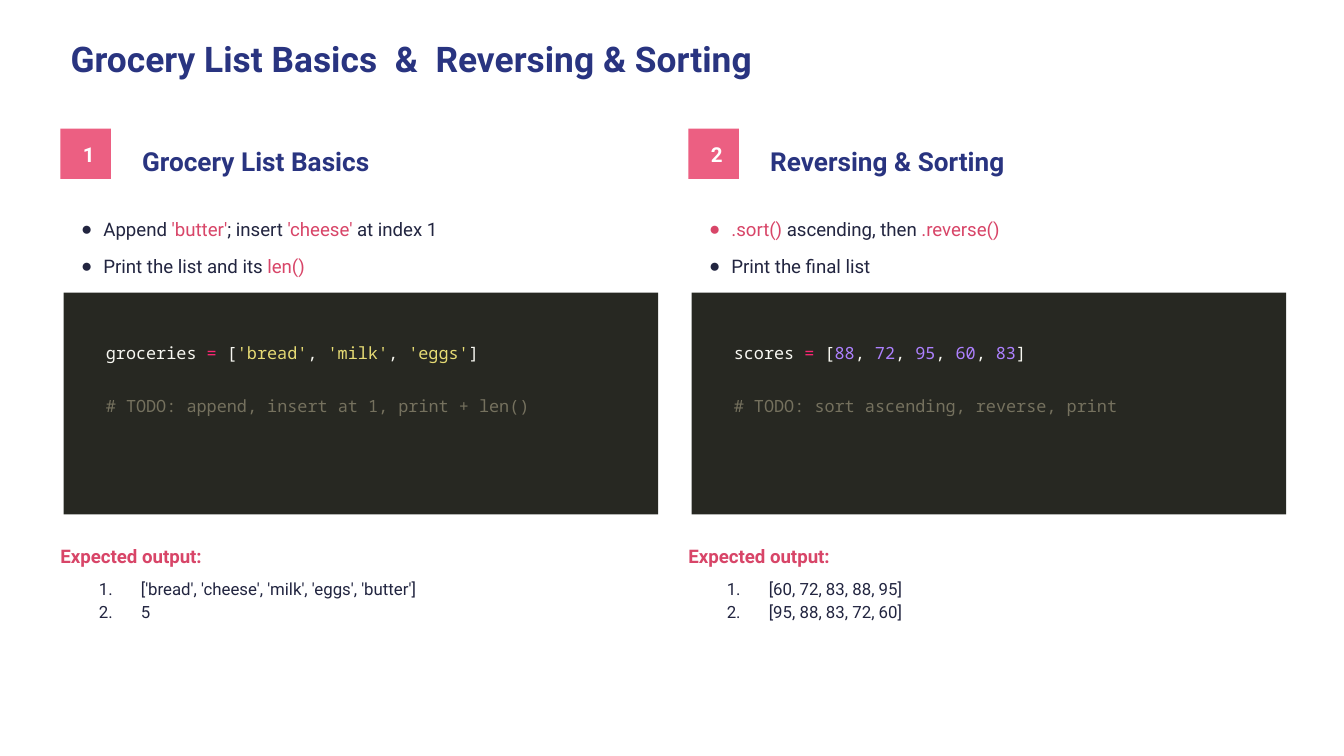
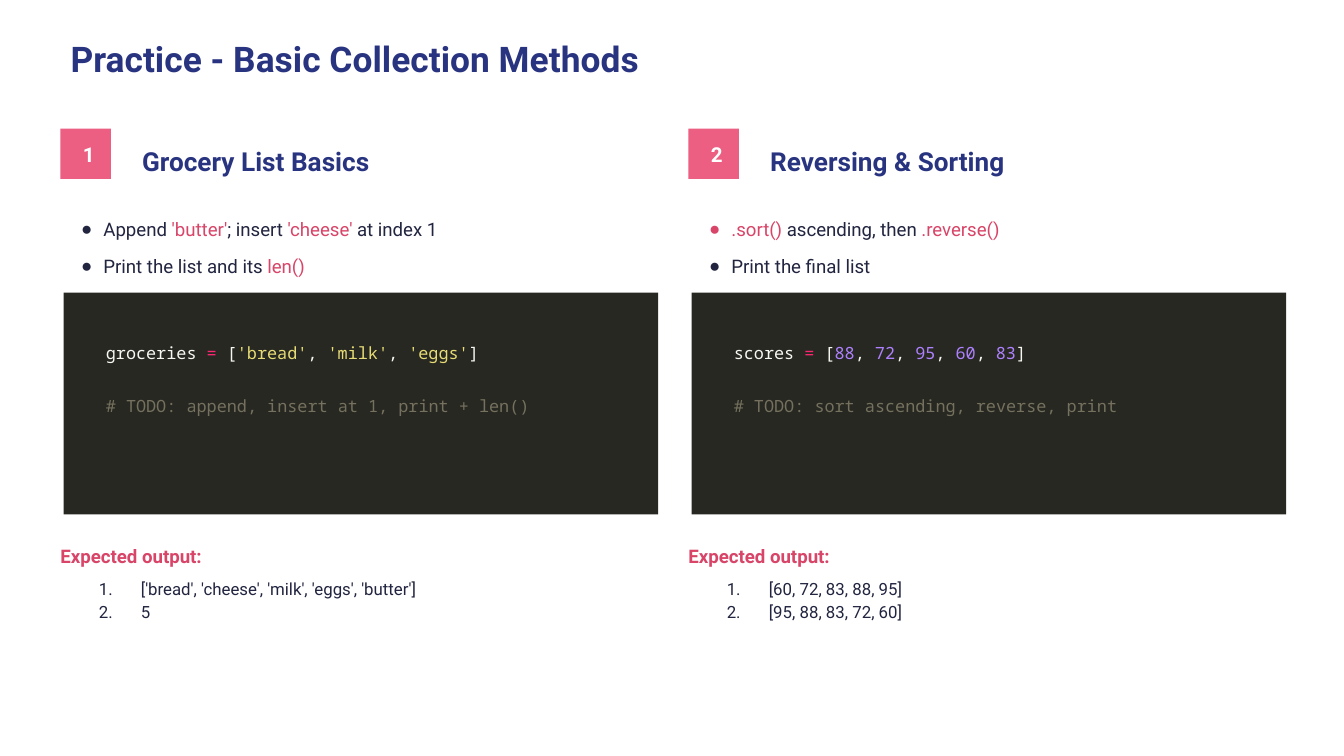
Before and after one commit to wg-training/wg-python-for-data-science-fundamental, a slide deck: slide 27 of slides/07 - Collections Data Types.pptx. Drawn at 1344x756 pixels with LibreOffice and Linux fonts; fonts in the diff are those of the drawing. Boxes give left, top, right and bottom in pixels: in the first picture for what was removed or moved away, otherwise in the second. Text is boxed around its words. In the diff, an @@ line names an element or a change of style, - is before the commit and + after.

Commit message:
feat: add Functions slides and update Collections and Loop presentation materials

```diff
--- a/slides/07 - Collections Data Types.pptx
+++ b/slides/07 - Collections Data Types.pptx
@@ title at (x1=71, y1=45, x2=639, y2=73): text changed @@
-Grocery List Basics & Reversing & Sorting
+Practice - Basic Collection Methods
```
Also in this commit, not shown: 6 other slides changed, 5 other files.
